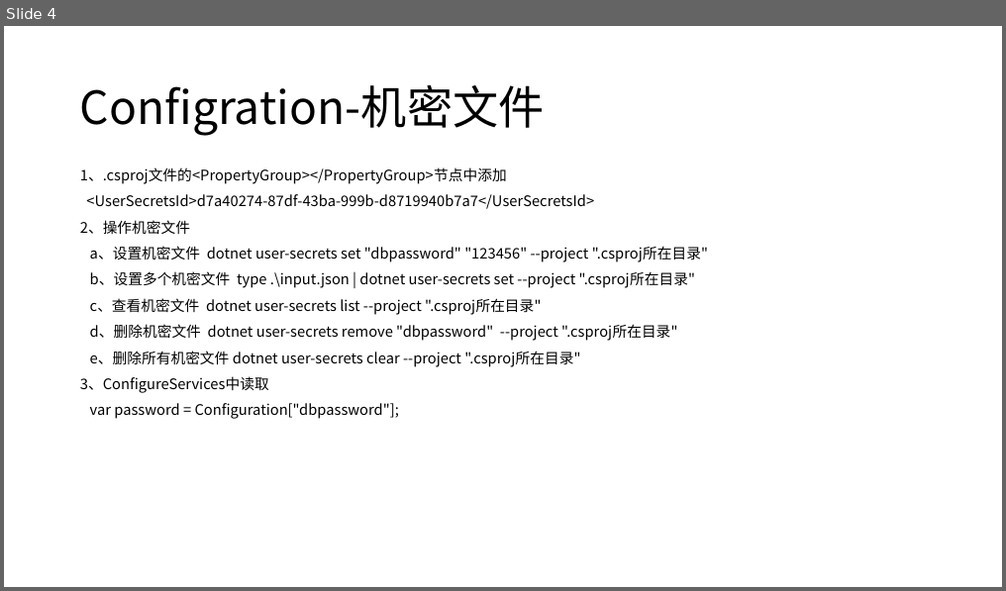
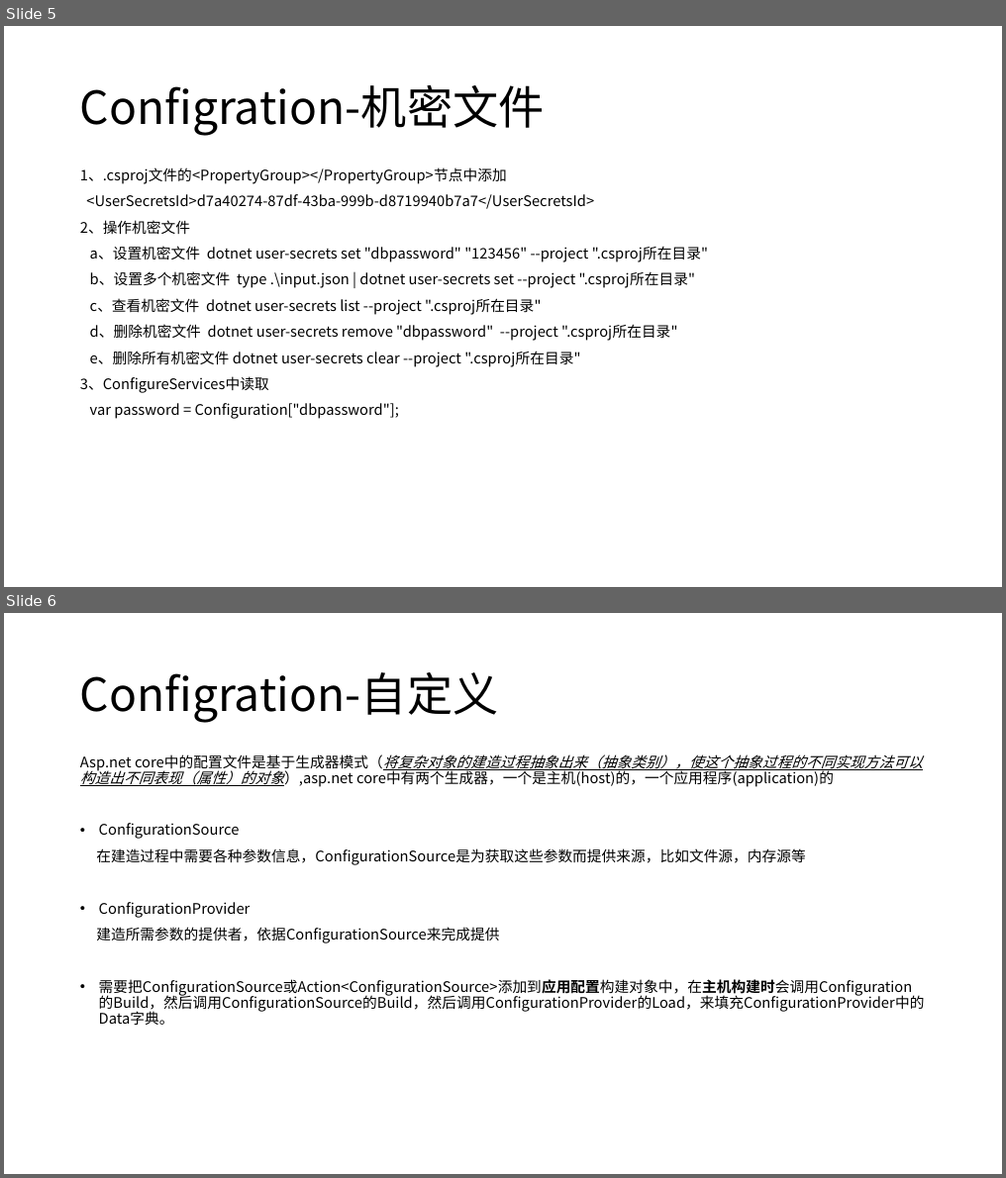
Before and after one commit to axzxs2001/aspnetcore5.0, a slide deck: aspnetcore3.0course/docs/aspnetcore3.0course.pptx. Shown one above the other, each under a label of ours: slide 4 before the commit, slides 5 and 6 after it. The pictures are 1006x591 and 1006x1178 pixels, drawn with LibreOffice and Linux fonts; fonts in the diff are those of the drawing. Boxes give left, top, right and bottom in pixels: in the first picture for what was removed or moved away, otherwise in the second. Text is boxed around its words. In the diff, an @@ line names an element or a change of style, - is before the commit and + after.

Commit message:
配置文件PPT完成，完善Configration的Demo

```diff
--- a/aspnetcore3.0course/docs/aspnetcore3.0course.pptx
+++ b/aspnetcore3.0course/docs/aspnetcore3.0course.pptx
@@ slide 6 added at [4, 613, 1002, 1174], background #FFFFFF @@
@@ title added at [80, 672, 499, 723], 44 pt, text #000000 @@
+Configration-自定义
@@ text added at [80, 755, 925, 1025], 14 pt, text #000000 @@
+Asp.net core中的配置文件是基于生成器模式（将复杂对象的建造过程抽象出来（抽象类别），使这个抽象过程的不同实现方法可以构造出不同表现（属性）的对象）,asp.net core中有两个生成器，一个是主机(host)的，一个应用程序(application)的
+• ConfigurationSource
+在建造过程中需要各种参数信息，ConfigurationSource是为获取这些参数而提供来源，比如文件源，内存源等
+• ConfigurationProvider
+建造所需参数的提供者，依据ConfigurationSource来完成提供
+• 需要把ConfigurationSource或Action<ConfigurationSource>添加到应用配置构建对象中，在主机构建时会调用Configuration的Build，然后调用ConfigurationSource的Build，然后调用ConfigurationProvider的Load，来填充ConfigurationProvider中的Data字典。
@@ what was slide 4 is now slide 5 @@
```
Also in this commit, not shown: 1 slide changed, 3 other files.
